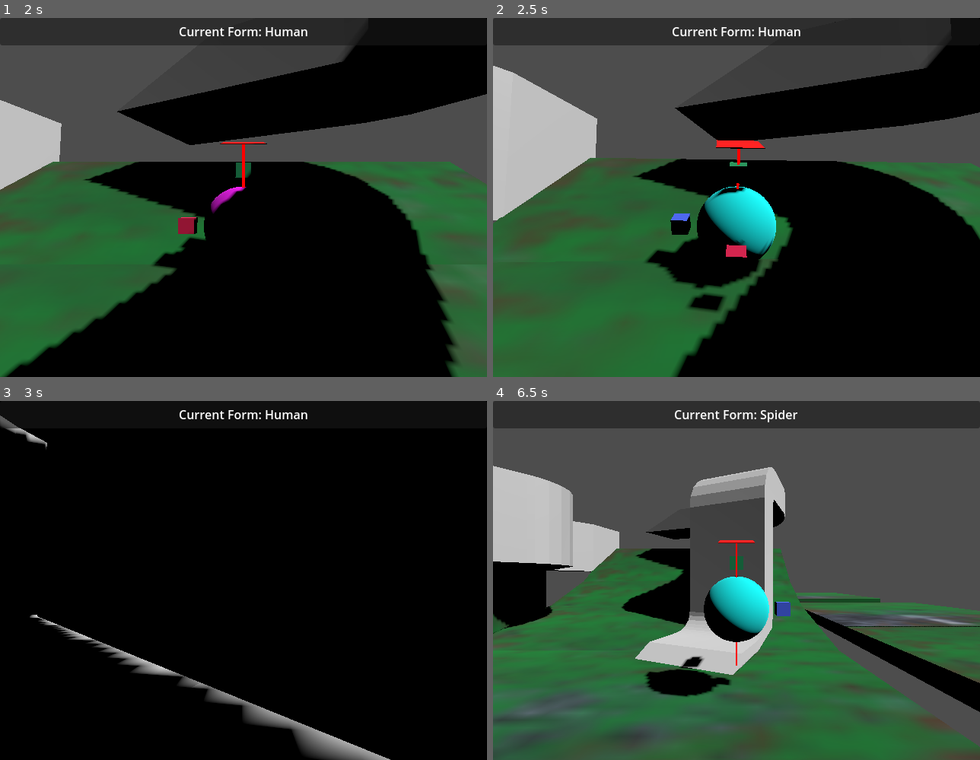
Above: before the commit, frames 1-4 (two rows, left to right).
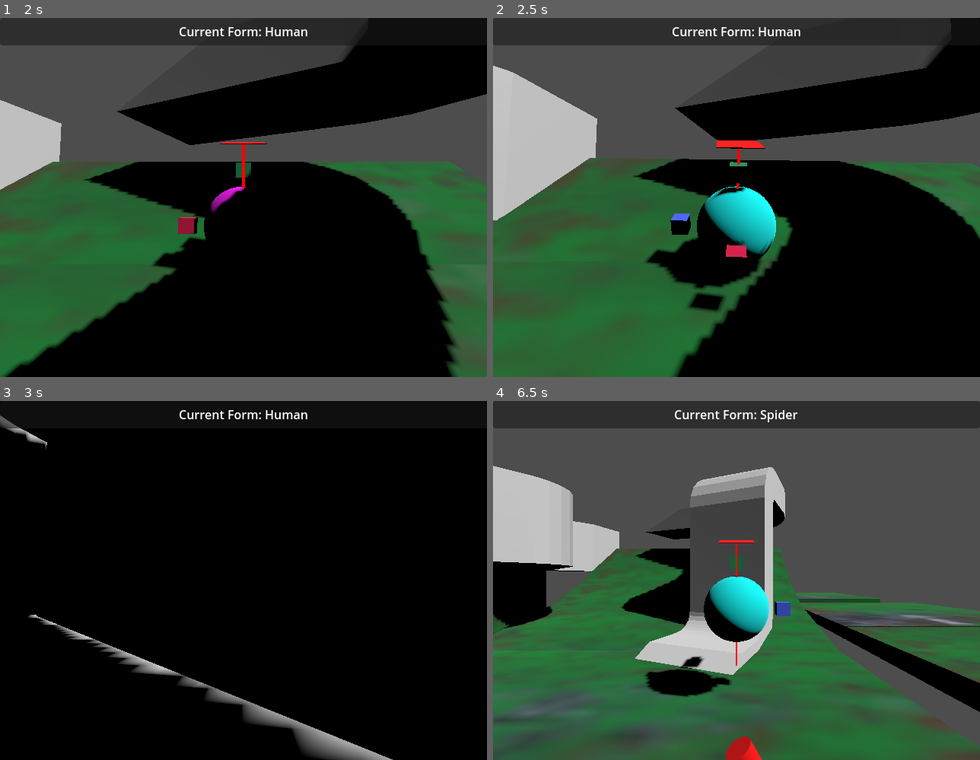
Above: after the commit, the same moments.

Repository: LettucePie/druid
Game: Godot game, scene res://playscenes/play_0.tscn
Two runs of this game, one before a commit and one after it. Both use one fixed random seed, a clock stepped at 60 frames per second and the inputs below.
Inputs:
- Up to frame 1 (2 s): tap Enter (ui_accept) at 0.5 s; hold W (move_up) from 0.53 s (still down); tap , (interact) at 0.6, 1.55 s; tap Space (jump) at 0.77, 1.52 s; tap K (cam_down) at 1.35 s
- Up to frame 2 (2.5 s): release W (move_up) at 2.03 s; hold A (move_left) from 2.03 s (still down); tap J (cam_left) at 2.1 s; tap , (interact) at 2.3 s
- Up to frame 3 (3 s): keep holding A (move_left); tap L (cam_right) at 2.85 s
- Up to frame 4 (6.5 s): tap Space (jump) at 3.02, 3.77, 4.52, 6.02 s; tap , (interact) at 3.05, 3.8, 4.55, 5.1, 6.05 s; release A (move_left) at 3.53 s; hold S (move_down) 3.53-4.28 s; tap I (cam_up) at 3.6 s; hold D (move_right) 4.28-5.03 s; tap Q (form_switcher) at 4.35 s; hold W (move_up) 5.03-5.78 s; hold D (move_right) from 5.78 s (still down); tap M (special) at 5.85 s

Frame 1 is identical in both runs. In frame 2, less than 0.1% of the frame differs, in the area x 0-99%, y 1-78%; in frame 3, 0.2%; in frame 4, 0.3%, in the area x 47-56%, y 93-100%.

Commit message:
setup connections to interacting with interactable

Diff:
--- a/core/interactables/interactable.gd
+++ b/core/interactables/interactable.gd
@@ -17,6 +17,7 @@
 
 
 func _on_proxim_body_entered(body):
+	print("Interactable Proxim Entered")
 	if player_only:
 		if body.is_in_group("Player") and body is Player:
 			player = body
--- a/core/player.gd
+++ b/core/player.gd
@@ -348,6 +348,10 @@
 			velocity.y = form_jump
 			set_jump_velocity()
 
+	if Input.is_action_just_pressed("interact"):
+		if current_form == Form.HUMAN and nearest_interactable != null:
+			print("Interacting with Nearest Interactable")
+
 	if Input.is_action_just_pressed("special"):
 		print("Special Key Pressed")
 		if current_form == Form.WOLF \
@@ -396,6 +400,7 @@
 
 
 func proximity_interactable(interactable : Interactable):
+	print("Player reached by interactable : ", interactable)
 	## Add to Nearby Interactables list.
 	nearby_interactables.append(interactable)
 
@@ -413,6 +418,8 @@
 		find_nearest_interactable()
 	else:
 		nearest_interactable = nearby_interactables.front()
+	if nearby_interactables.size() == 0:
+		nearest_interactable = null
 
 
 func _input(event):
--- a/core/player.tscn
+++ b/core/player.tscn
@@ -70,7 +70,7 @@
 [sub_resource type="PrismMesh" id="PrismMesh_ma6o0"]
 size = Vector3(0.62, 0.83, 0.295)
 
-[node name="player" type="CharacterBody3D" groups=["player"]]
+[node name="player" type="CharacterBody3D" groups=["Player"]]
 transform = Transform3D(1, 0, 0, 0, 1, 0, 0, 0, 1, 0, 1.96485, 0)
 script = ExtResource("1_dpv4o")
 test_mat_a = SubResource("StandardMaterial3D_vqemf")
--- a/stages/stage_0.tscn
+++ b/stages/stage_0.tscn
@@ -1,7 +1,8 @@
-[gd_scene load_steps=7 format=3 uid="uid://ddgwvml0m7dbo"]
+[gd_scene load_steps=8 format=3 uid="uid://ddgwvml0m7dbo"]
 
 [ext_resource type="Script" path="res://stages/stage.gd" id="1_8cdmm"]
 [ext_resource type="Texture2D" uid="uid://d4h6a07wyekdn" path="res://art/textures/forest_floor_a.png" id="2_mqfbb"]
+[ext_resource type="PackedScene" uid="uid://lc6jf32bvser" path="res://core/interactables/lever.tscn" id="3_c8yyw"]
 [ext_resource type="PackedScene" uid="uid://kakcm6rnbmqo" path="res://core/stage_pieces/winding_shape_a.tscn" id="3_g1715"]
 
 [sub_resource type="BoxShape3D" id="BoxShape3D_321b2"]
@@ -26,6 +27,9 @@
 [node name="MeshInstance3D" type="MeshInstance3D" parent="floor"]
 material_override = SubResource("StandardMaterial3D_5cjng")
 mesh = SubResource("BoxMesh_oup2k")
+
+[node name="lever" parent="floor" instance=ExtResource("3_c8yyw")]
+transform = Transform3D(1, 0, 0, 0, 1, 0, 0, 0, 1, 3.12171, 0.213121, 3.17268)
 
 [node name="floor5" type="StaticBody3D" parent="."]
 transform = Transform3D(1, 0, 0, 0, 1, 0, 0, 0, 1, 11.6069, 0, 0)
